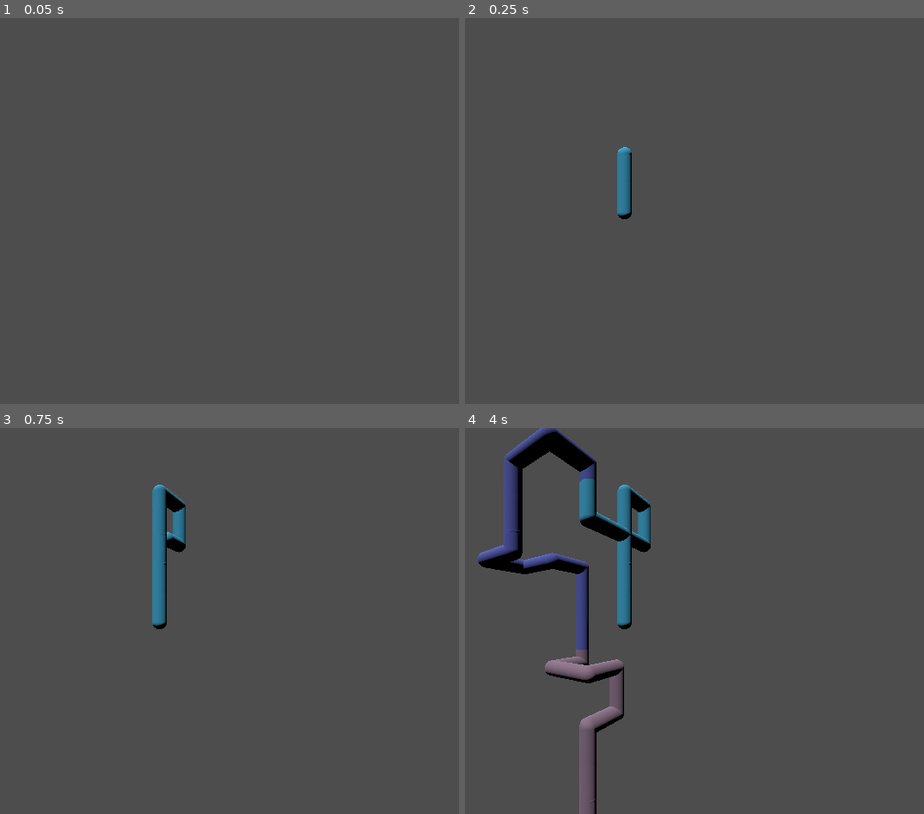
Above: before the commit, frames 1-4 (two rows, left to right).
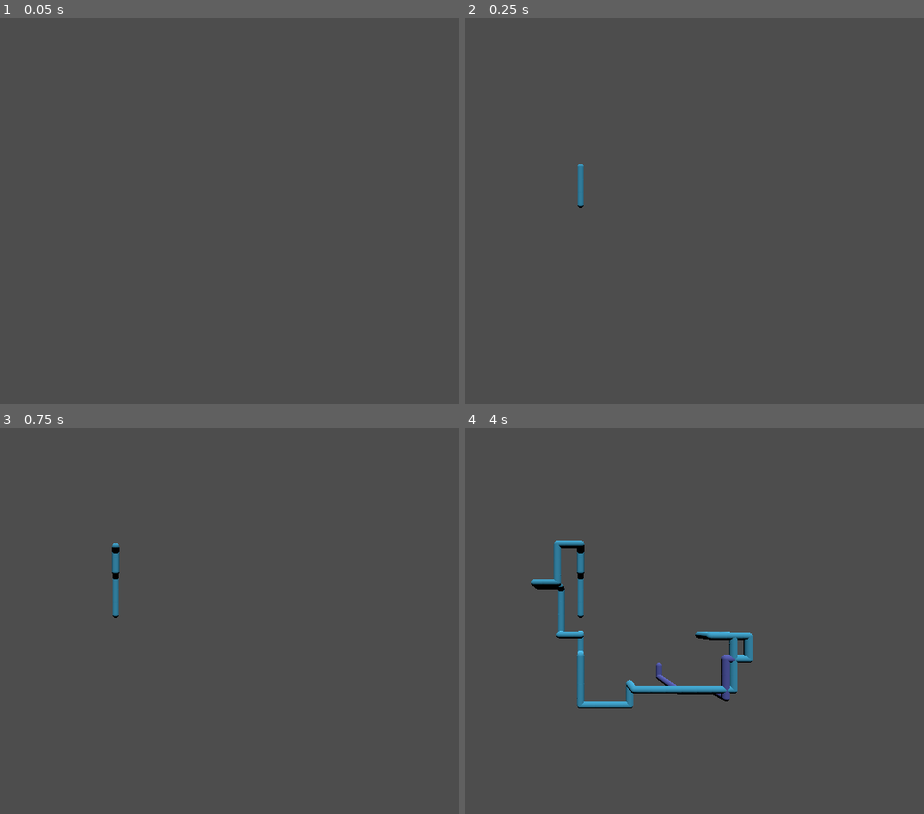
Above: after the commit, the same moments.

Repository: erikslatter/3D-Pipes
Game: Godot game, scene res://World.tscn
Same seed, same stepped clock (60 frames per second), same inputs: the game is played once before the commit and once after it.
Inputs:
- Up to frame 1 (0.05 s): no input
- Up to frame 2 (0.25 s): no input
- Up to frame 3 (0.75 s): no input
- Up to frame 4 (4 s): no input

Frame 1 is identical in both runs. In frame 2, 0.7% of the frame differs, in the area x 24-37%, y 33-53%; in frame 3, 1.9%; in frame 4, 10%, in the area x 2-63%, y 0-100%.

Commit message:
meep meep

Diff:
--- a/World.tscn
+++ b/World.tscn
@@ -8,19 +8,19 @@
 script = ExtResource("1_a3up0")
 previousPipe = NodePath("PipeSegment Start")
 pipeVariants = Array[String](["pipe_segment_a.tscn", "pipe_segment_b.tscn", "pipe_segment_c.tscn"])
-worldBounds = Vector3(25, 25, 25)
+worldBounds = Vector3(40, 20, 20)
 startingPipeMaterial = ExtResource("2_vp406")
-pipeCountToTriggerColorChange = 10
+pipeCountToTriggerColorChange = 50
 
 [node name="PipeSegment Start" parent="." instance=ExtResource("3_lejhh")]
 
 [node name="Timer" type="Timer" parent="."]
-wait_time = 0.085
+wait_time = 0.05
 
 [node name="DirectionalLight3D" type="DirectionalLight3D" parent="."]
 transform = Transform3D(1, 0, 0, 0, 0.5, 0.866025, 0, -0.866025, 0.5, 0, 10, 0)
 
 [node name="Camera3D" type="Camera3D" parent="."]
-transform = Transform3D(0.756287, 0, 0.65424, 0, 1, 0, -0.65424, 0, 0.756287, 9.14687, 1.075, 15.2382)
+transform = Transform3D(1, 0, 0, 0, 1, 0, 0, 0, 1, 0, 0, 40)
 
 [connection signal="timeout" from="Timer" to="." method="_on_timer_timeout"]
